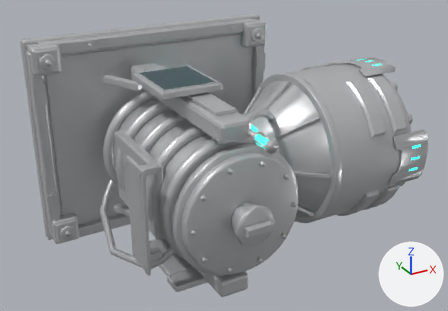
Two versions of the OBJ model assets/models/lods/SM_TeleporterFluidInput_LOD1.obj, one commit apart.
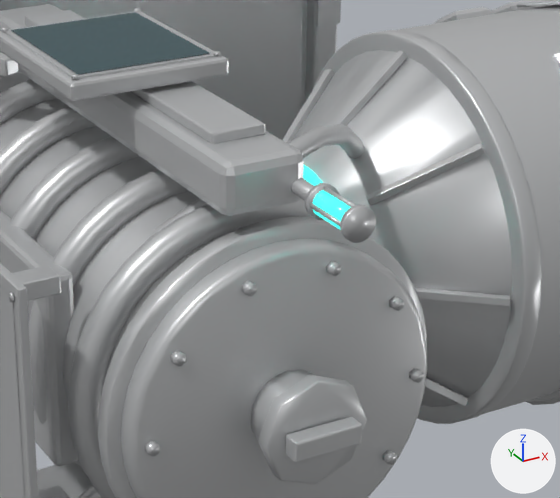
Each version appears first whole from a 50 mm lens placed at (-324.0, -783.0, 315.0), pointed at (20.0, -158.0, 3.0), and next in a close-up on the part from 30% to 78% of the width and 20% to 81% of the height. The lights are fixed; the arrows at lower right show +X, +Y and +Z. The older version's two pictures come first. Where no turn or scale is listed for an object, it has been applied to the vertices.

The first close-up shows 'SM_TeleporterFluidInput.001'.
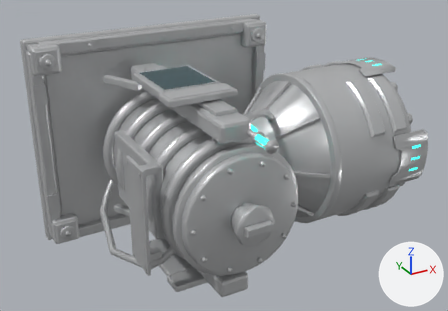
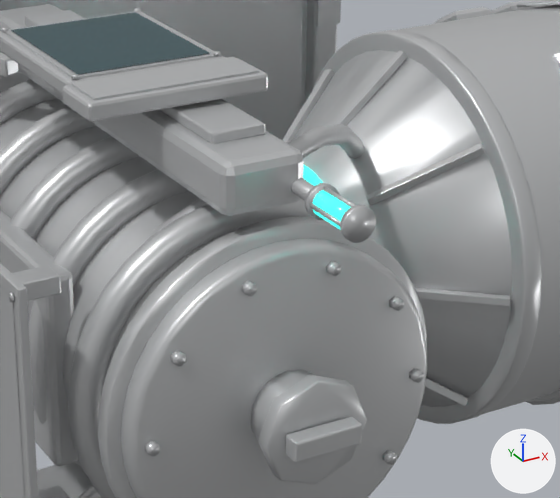
What differs and where, as boxes [x1, y1, x2, y2] in the close-ups (560 x 498 px):
part 1 of me_sm_teleporterfluidinput_001, added
    after: [63, 58, 268, 122]
part 2 of me_sm_teleporterfluidinput_001, added
    after: [71, 57, 259, 101]

The change, as a list of edits to the scene's bpy script:
```text
Change me_sm_teleporterfluidinput_001:
    used by ob_sm_teleporterfluidinput_001; location = (0.0, 0.0, 0.0)
    remove me_sm_teleporterfluidinput_001.from_pydata(...)  # 8468 vertices, 15890 faces; spans x -180.0..248.0, y -334.0..0.0, z -140.0..140.0
    add me_sm_teleporterfluidinput_001.from_pydata(...)  # 8531 vertices, 16008 faces; spans x -180.0..248.0, y -334.0..0.0, z -140.0..140.0
    me_sm_teleporterfluidinput_001 part 1: the loose piece of 48 vertices spanning x -88.0..-8.0, y -239.0..-213.0, z -116.0..-108.0 is copied, and the copy is moved by (0.0, 0.0, 224.0); it spans x -88.0..-8.0, y -239.0..-213.0, z 108.0..116.0
    me_sm_teleporterfluidinput_001 part 2: a new loose piece, a box spanning x -84.4..-11.6, y -236.9..-215.1, z 115.7..116.9, in mat_factory (light grey #c8cacb)
    other edits to the shape of me_sm_teleporterfluidinput_001 do not show in these pictures
```
